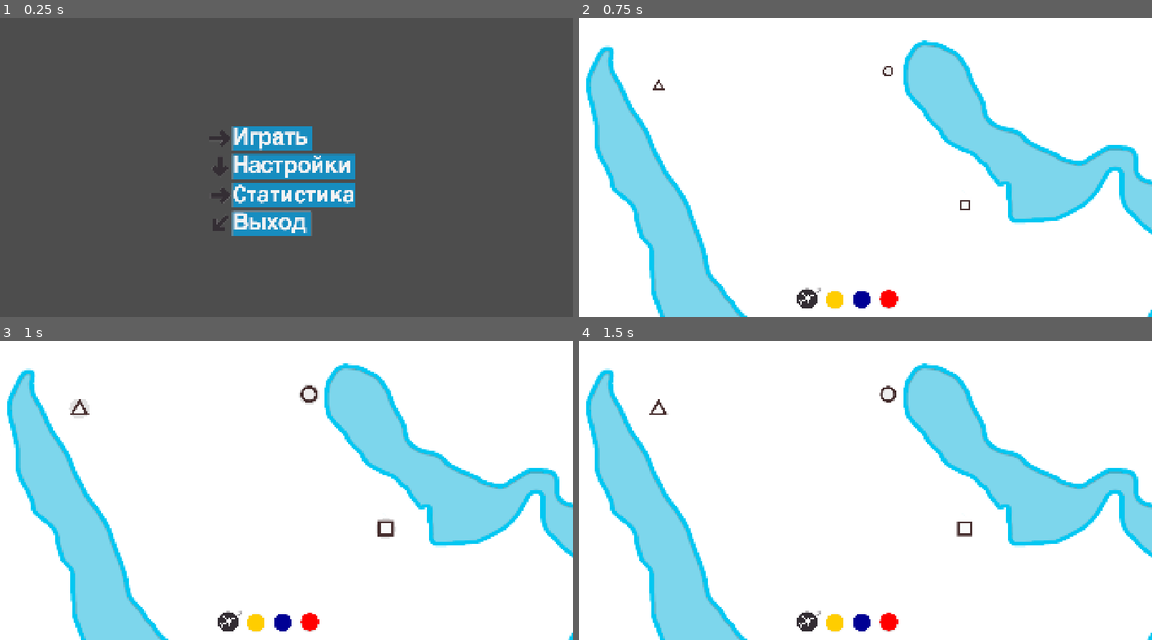
Above: before the commit, frames 1-4 (two rows, left to right).
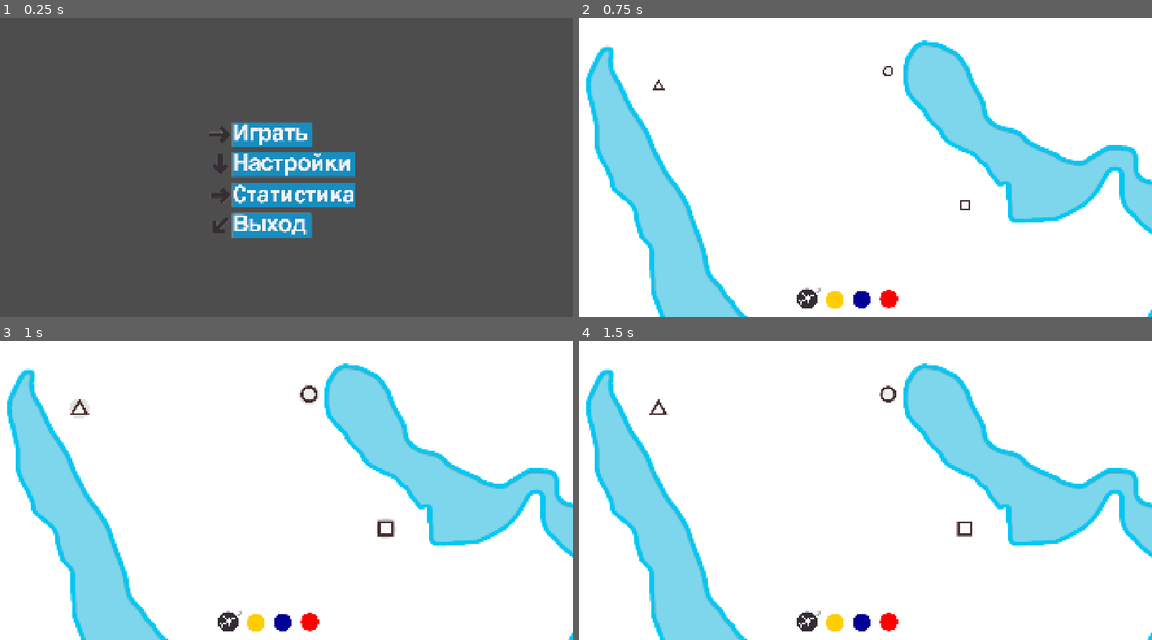
Above: after the commit, the same moments.

Repository: top-it-090304/Holding-Pattern
Game: Godot game, scene res://scene/StartMenu.tscn
Two runs of this game, one before a commit and one after it. Both use one fixed random seed, a clock stepped at 60 frames per second and the inputs below. This scene is started directly instead of the project's main scene.
Inputs (mouse positions are in pixels of both pictures, inside the frame that each line leads up to; where the layout moved, square brackets give the same spot in the first picture):
- Up to frame 1 (0.25 s): no input
- Up to frame 2 (0.75 s): click (842, 134) [842, 137] at 0.5 s
- Up to frame 3 (1 s): no input
- Up to frame 4 (1.5 s): click (836, 622) at 1.25 s

The runs differ from the first frame. In frame 1, 2.4% of the frame differs, in the area x 36-62%, y 35-74%; in frame 2, nothing differs; in frame 3, nothing differs; in frame 4, nothing differs.

Commit message:
fix: texture buttons in game over

Diff:
--- a/scene/Main.tscn
+++ b/scene/Main.tscn
@@ -2,11 +2,11 @@
 
 [ext_resource type="Script" uid="uid://sp2ta70qytu6" path="res://scripts/Main.gd" id="1_nbc6x"]
 [ext_resource type="Texture2D" uid="uid://po01xbkyu0m5" path="res://objects/map3d.png" id="2_pnqar"]
-[ext_resource type="Texture2D" uid="uid://cccbojxrikyly" path="res://objects/Button_plau.png" id="3_764rb"]
 [ext_resource type="Texture2D" uid="uid://cya118am2kgj2" path="res://objects/Vinetka.png" id="3_aex65"]
 [ext_resource type="Texture2D" uid="uid://d3hmyd7fm44gt" path="res://objects/Button_yellow.png" id="3_mnmej"]
-[ext_resource type="Texture2D" uid="uid://ciblyc6hoov27" path="res://objects/Button_settings.png" id="4_aex65"]
+[ext_resource type="Texture2D" uid="uid://i5602sbm708r" path="res://objects/Restart.png" id="4_aex65"]
 [ext_resource type="Texture2D" uid="uid://c32r7a0jfkk6t" path="res://objects/Button_blue.png" id="4_o6q0f"]
+[ext_resource type="Texture2D" uid="uid://dmiia6t0baedq" path="res://objects/Menu.png" id="5_hrl0l"]
 [ext_resource type="Texture2D" uid="uid://ck4unu555lgo2" path="res://objects/Button_red.png" id="5_s5yxy"]
 [ext_resource type="Texture2D" uid="uid://7ire7onvi2fn" path="res://objects/count_fly.png" id="6_eik88"]
 [ext_resource type="Script" uid="uid://c44tchjyc16q0" path="res://scripts/Plane_add.gd" id="7_s5yxy"]
@@ -55,6 +55,7 @@
 offset_bottom = 343.0
 
 [node name="Vinetka" type="TextureRect" parent="GameOverUI/MainPack" unique_id=1163205481]
+visible = false
 layout_mode = 1
 anchors_preset = 15
 anchor_right = 1.0
@@ -68,29 +69,32 @@
 
 [node name="ScoreLabel" type="Label" parent="GameOverUI/MainPack" unique_id=878178107]
 layout_mode = 0
-offset_right = 40.0
-offset_bottom = 23.0
+offset_left = 868.0
+offset_top = 89.0
+offset_right = 1133.0
+offset_bottom = 229.0
+theme_override_colors/font_color = Color(0, 0, 0, 1)
 
 [node name="Restart" type="Button" parent="GameOverUI/MainPack" unique_id=2137488011]
 process_mode = 3
 layout_mode = 0
-offset_left = 222.0
-offset_top = 565.0
-offset_right = 588.0
-offset_bottom = 666.0
+offset_left = 383.0
+offset_top = 640.0
+offset_right = 913.0
+offset_bottom = 741.0
 pivot_offset = Vector2(150, 40)
-icon = ExtResource("3_764rb")
+icon = ExtResource("4_aex65")
 flat = true
 
 [node name="Menu" type="Button" parent="GameOverUI/MainPack" unique_id=1409947932]
 process_mode = 3
 layout_mode = 0
-offset_left = 220.0
-offset_top = 663.0
-offset_right = 729.0
-offset_bottom = 768.0
+offset_left = 379.0
+offset_top = 720.0
+offset_right = 888.0
+offset_bottom = 825.0
 pivot_offset = Vector2(150, 40)
-icon = ExtResource("4_aex65")
+icon = ExtResource("5_hrl0l")
 flat = true
 
 [node name="UI" type="CanvasLayer" parent="." unique_id=1579573212]
--- a/scene/StartMenu.tscn
+++ b/scene/StartMenu.tscn
@@ -20,9 +20,9 @@
 [node name="Play" type="Button" parent="." unique_id=1056440167]
 layout_mode = 0
 offset_left = -265.0
-offset_top = -149.0
+offset_top = -162.0
 offset_right = 101.0
-offset_bottom = -48.0
+offset_bottom = -61.0
 pivot_offset = Vector2(150, 40)
 icon = ExtResource("3_8t8u8")
 flat = true
@@ -30,9 +30,9 @@
 [node name="Settings" type="Button" parent="." unique_id=1150483765]
 layout_mode = 0
 offset_left = -265.0
-offset_top = -53.0
+offset_top = -60.0
 offset_right = 244.0
-offset_bottom = 52.0
+offset_bottom = 45.0
 pivot_offset = Vector2(150, 40)
 icon = ExtResource("4_pbb8y")
 flat = true
@@ -50,9 +50,9 @@
 [node name="Exit" type="Button" parent="." unique_id=959969849]
 layout_mode = 0
 offset_left = -258.0
-offset_top = 138.0
+offset_top = 144.0
 offset_right = 95.0
-offset_bottom = 238.0
+offset_bottom = 244.0
 icon = ExtResource("6_pbb8y")
 flat = true
 
Binary file added: objects/Menu.png
Not shown, added: objects/Menu.png.import
Binary file added: objects/Restart.png
Not shown, added: objects/Restart.png.import
